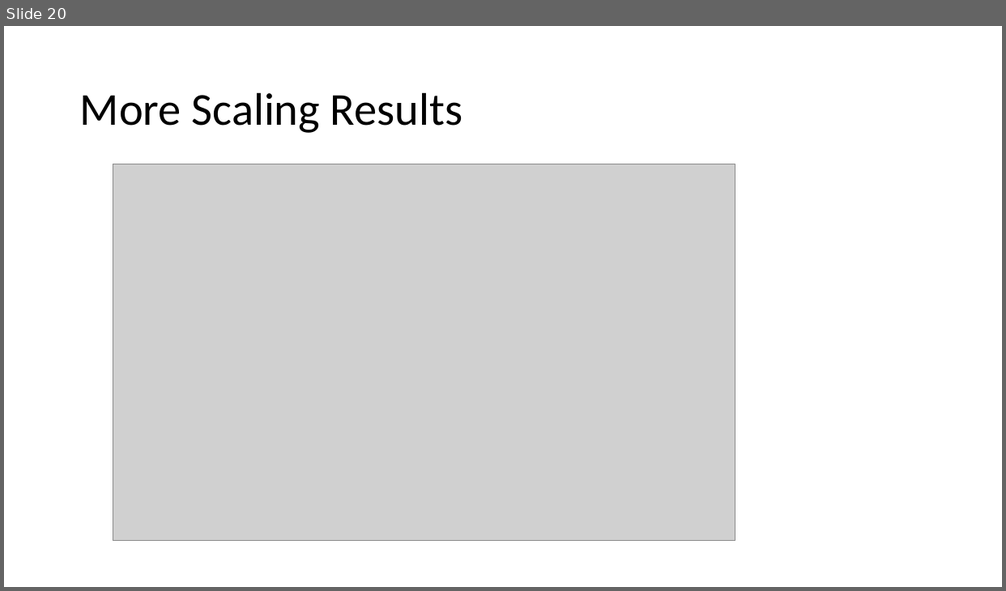
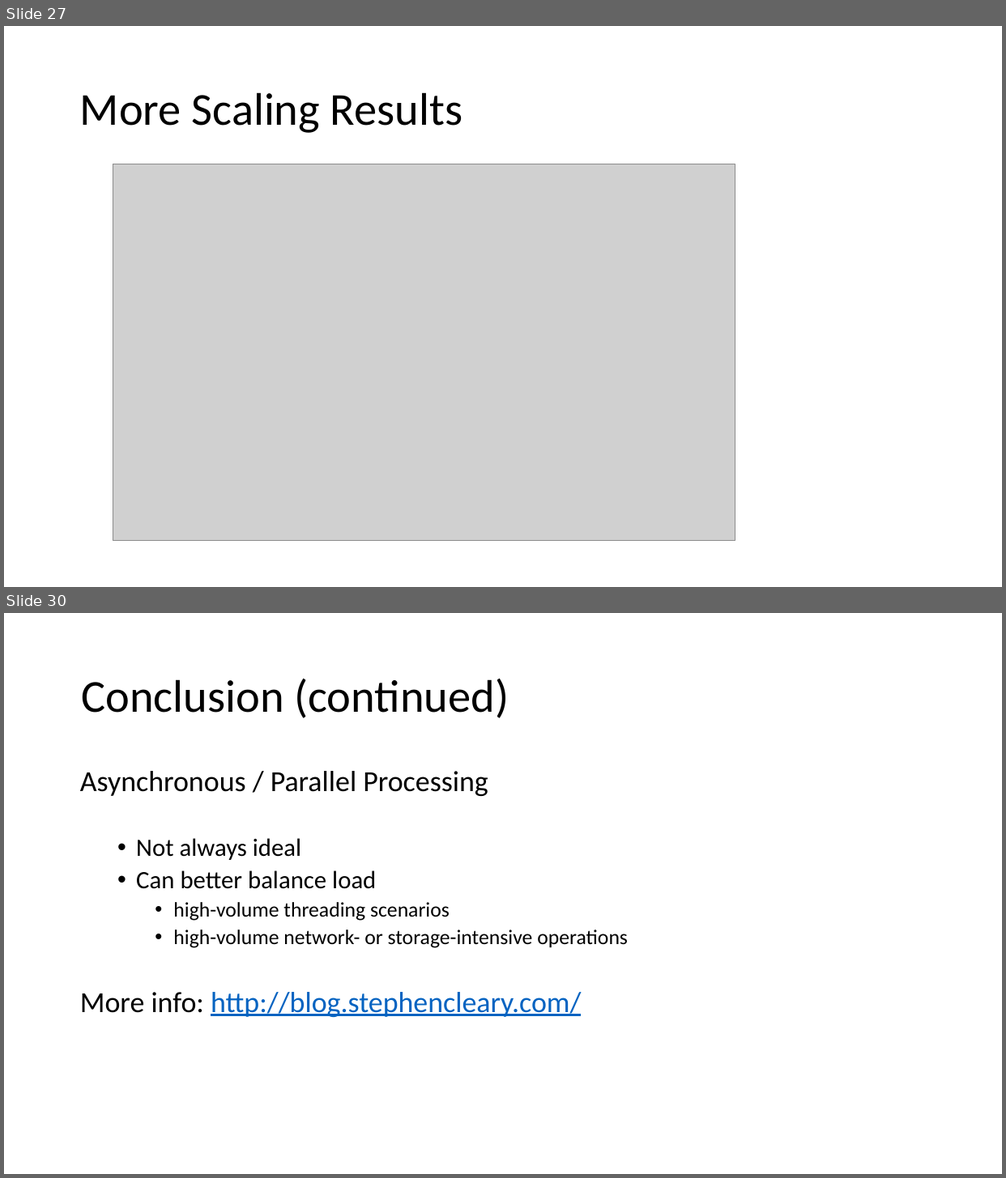
Before and after one commit to mark-doyle/dal-cs-sig, a slide deck: RealWorldScalability/Real World Scalability.pptx. Shown one above the other, each under a label of ours: slide 20 before the commit, slides 27 and 30 after it; the slides between them are not shown. The pictures are 1006x591 and 1006x1178 pixels, drawn with LibreOffice and Linux fonts; fonts in the diff are those of the drawing; grey boxes stand for pictures. Boxes give left, top, right and bottom in pixels: in the first picture for what was removed or moved away, otherwise in the second. Text is boxed around its words. In the diff, an @@ line names an element or a change of style, - is before the commit and + after.

```diff
--- a/RealWorldScalability/Real World Scalability.pptx
+++ b/RealWorldScalability/Real World Scalability.pptx
@@ slide 30 added at <box>4,613,1002,1174</box>, background #FFFFFF @@
@@ title added at <box>81,679,509,718</box>, 44 pt, text #000000 @@
+Conclusion (continued)
@@ text added at <box>80,771,628,1017</box>, 20 pt, text #000000 @@
+Asynchronous / Parallel Processing
+  • Not always ideal
+  • Can better balance load
+    • high-volume threading scenarios
+    • high-volume network- or storage-intensive operations
+More info: http://blog.stephencleary.com/
@@ what was slide 20 is now slide 27 @@
```
Also in this commit, not shown: 8 slides changed, 11 other slides added.
